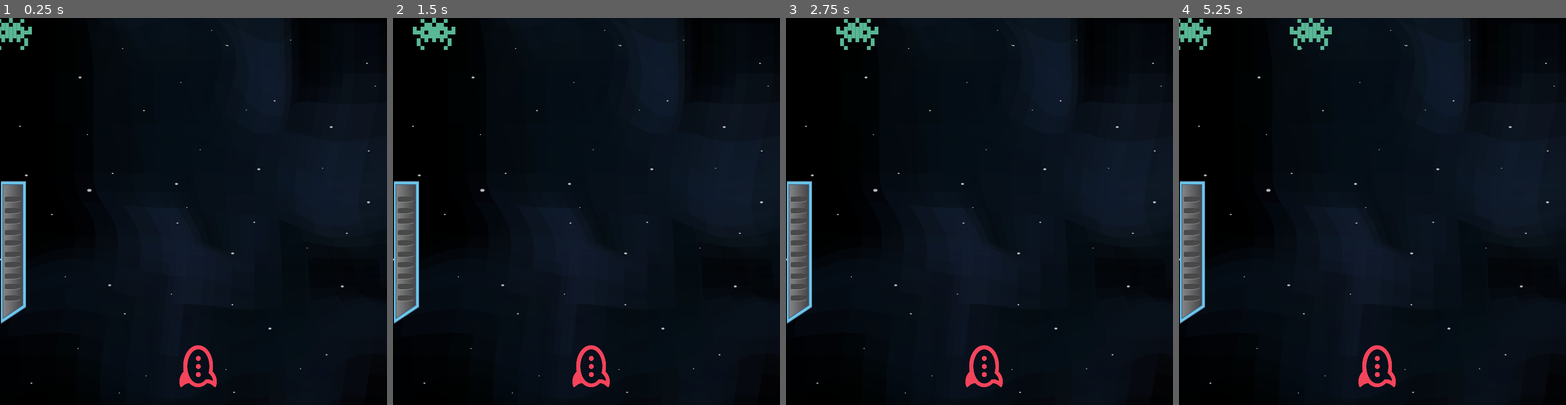
Above: before the commit, frames 1-4 (left to right).
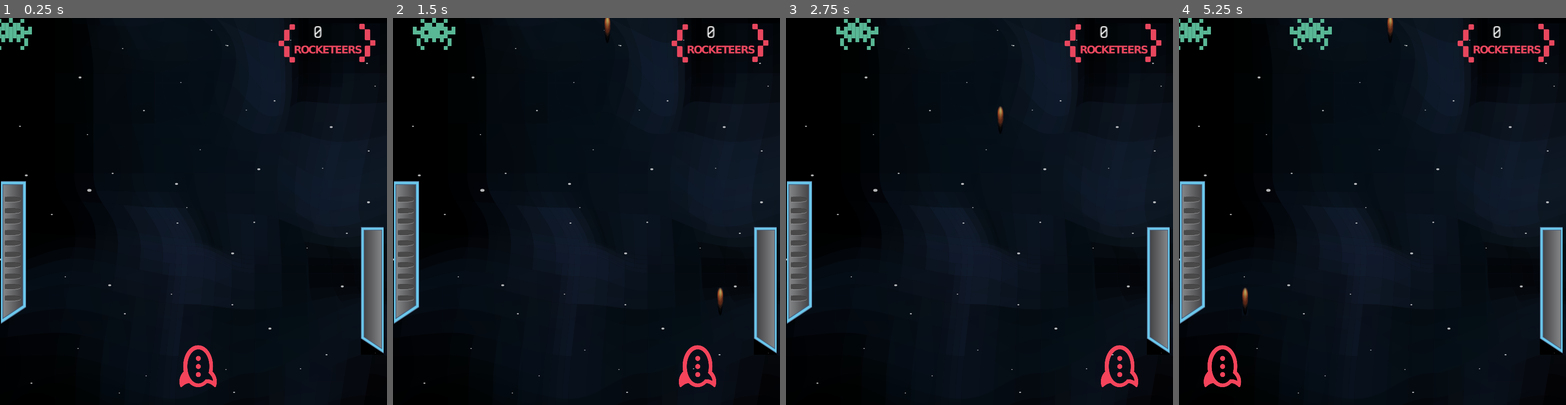
Above: after the commit, the same moments.

Repository: geekgonecrazy/rc-100-celebration-game
Game: Godot game, scene res://Scenes/Main.tscn
The game is run twice, just before and just after one commit, with the same random seed, the same clock (stepped at 60 frames per second) and the same inputs.
Inputs:
- Up to frame 1 (0.25 s): no input
- Up to frame 2 (1.5 s): hold D (right) 0.53-1.28 s; tap Space (shot) at 0.6, 1.35 s; hold A (left) from 1.28 s (still down)
- Up to frame 3 (2.75 s): release A (left) at 2.03 s; hold D (right) from 2.03 s (still down); tap Space (shot) at 2.1 s
- Up to frame 4 (5.25 s): tap Space (shot) every 0.75 s from 2.85 to 5.1 s; release D (right) at 3.53 s; hold A (left) from 3.53 s (still down)

The runs differ from the first frame. In frame 1, 2.4% of the frame differs, in the area x 72-100%, y 1-87%; in frame 2, 3.4%; in frame 3, 3.3%; in frame 4, 3.4%, in the area x 6-100%, y 0-96%.
Error before the commit: Parse Error: Mixed tabs and spaces in indentation. (res://Characters/Rocket.gd:21)

Commit message:
use visible rectangle on view port for x limit on rocket

Diff:
--- a/Characters/Rocket.gd
+++ b/Characters/Rocket.gd
@@ -5,18 +5,19 @@
 var speed = 400
 var velocity = Vector2.ZERO
 onready var vp_size = get_viewport().size
+onready var play_area_size = get_viewport().get_visible_rect().size
 
 func _physics_process(_delta):
-    if Input.is_action_pressed("right"):
-        velocity.x = speed
-    elif Input.is_action_pressed("left"):
-        velocity.x = -speed
-    else:
-        velocity.x = lerp(velocity.x, 0, 0.2)
+	if Input.is_action_pressed("right"):
+		velocity.x = speed
+	elif Input.is_action_pressed("left"):
+		velocity.x = -speed
+	else:
+		velocity.x = lerp(velocity.x, 0, 0.2)
 
-    position.x = clamp(position.x, 30, vp_size.x - 30)
+	position.x = clamp(position.x, 30, play_area_size.x - 30)
 
-    move_and_slide(velocity)
+	move_and_slide(velocity)
 
 	if Input.is_action_just_pressed("shot"):
 		shoot()
--- a/Scenes/Main.tscn
+++ b/Scenes/Main.tscn
@@ -34,34 +34,21 @@
 }
 
 [node name="Score Hud" type="TextureRect" parent="."]
-margin_left = 877.528
-margin_top = 9.86079
-margin_right = 1278.53
-margin_bottom = 169.861
+margin_left = 575.528
+margin_top = 11.8608
+margin_right = 976.53
+margin_bottom = 171.861
 rect_scale = Vector2( 0.5, 0.5 )
 texture = ExtResource( 4 )
 __meta__ = {
 "_edit_use_anchors_": false
 }
 
-[node name="Score" type="RichTextLabel" parent="."]
-margin_left = 948.807
-margin_top = 14.7089
-margin_right = 1012.81
-margin_bottom = 44.7089
-rect_scale = Vector2( 2, 2 )
-custom_fonts/normal_font = ExtResource( 5 )
-text = "0"
-fit_content_height = true
-__meta__ = {
-"_edit_use_anchors_": false
-}
-
 [node name="Health Hud" type="TextureRect" parent="."]
-margin_left = 1026.81
-margin_top = 433.709
-margin_right = 1120.81
-margin_bottom = 960.709
+margin_left = 745.81
+margin_top = 431.709
+margin_right = 839.81
+margin_bottom = 958.709
 rect_scale = Vector2( 0.5, 0.5 )
 texture = ExtResource( 6 )
 __meta__ = {
@@ -77,4 +64,17 @@
 [node name="PointSound" type="AudioStreamPlayer" parent="."]
 stream = ExtResource( 7 )
 
+[node name="Score" type="RichTextLabel" parent="."]
+margin_left = 646.807
+margin_top = 16.7089
+margin_right = 710.81
+margin_bottom = 46.7089
+rect_scale = Vector2( 2, 2 )
+custom_fonts/normal_font = ExtResource( 5 )
+text = "0"
+fit_content_height = true
+__meta__ = {
+"_edit_use_anchors_": false
+}
+
 [connection signal="timeout" from="SpawnTimer" to="." method="_on_SpawnTimer_timeout"]
